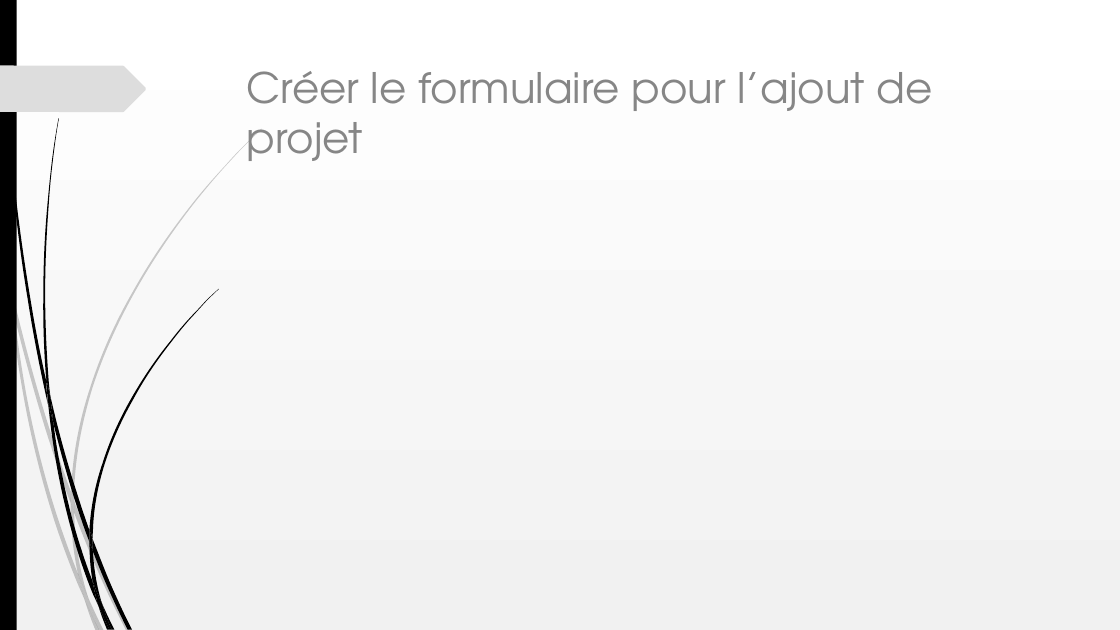
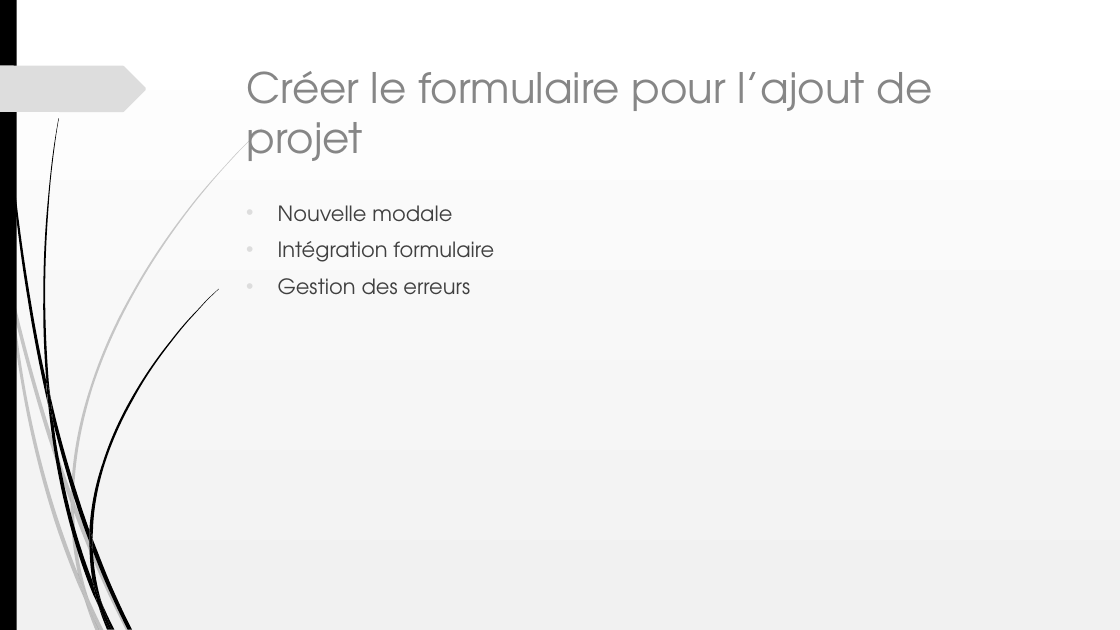
Before and after one commit to Oleome/Portfolio-architecte-sophie-bluel, a slide deck: slide 7 of Projet 3.ppt. Drawn at 1120x630 pixels with LibreOffice and Linux fonts; fonts in the diff are those of the drawing. Boxes give left, top, right and bottom in pixels: in the first picture for what was removed or moved away, otherwise in the second. Text is boxed around its words. In the diff, an @@ line names an element or a change of style, - is before the commit and + after.

```diff
--- a/Projet 3.ppt
+++ b/Projet 3.ppt
@@ text added at (278, 205, 494, 295), 18 pt, text #404040 @@
+• Nouvelle modale
+• Intégration formulaire
+• Gestion des erreurs
```
Also in this commit, not shown: 3 other slides changed.
